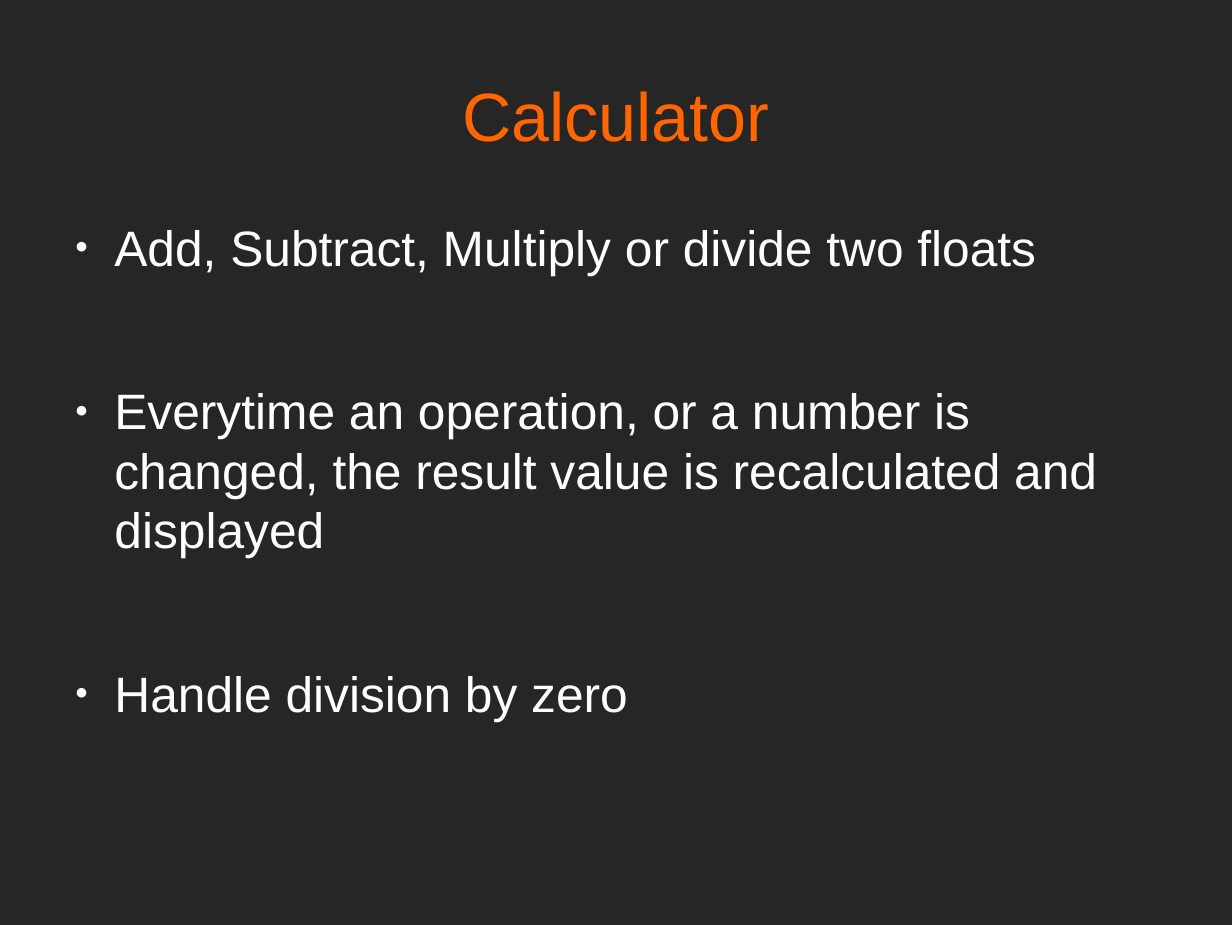
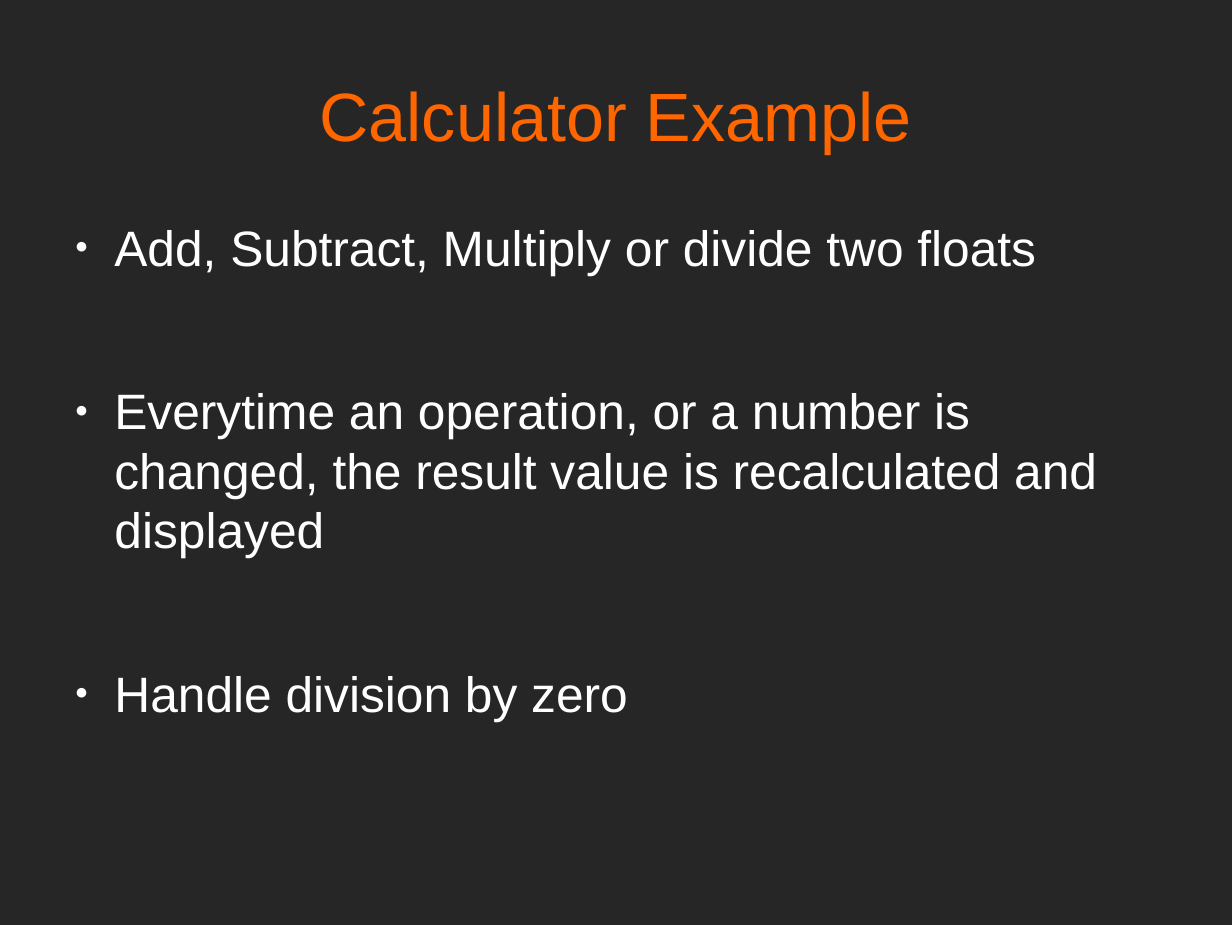
Before and after one commit to mfarhan12/qt-presentation, a slide deck: slide 13 of OPAG QT Presentation.odp (slide 12 before the commit). Drawn at 1232x925 pixels with LibreOffice and Linux fonts; fonts in the diff are those of the drawing. Boxes give left, top, right and bottom in pixels: in the first picture for what was removed or moved away, otherwise in the second. Text is boxed around its words. In the diff, an @@ line names an element or a change of style, - is before the commit and + after.

```diff
--- a/OPAG QT Presentation.odp
+++ b/OPAG QT Presentation.odp
@@ text at [320, 91, 912, 153]: text changed @@
-Calculator
+Calculator Example
```
Also in this commit, not shown: 13 other slides changed, 1 slide added, 4 other files.
